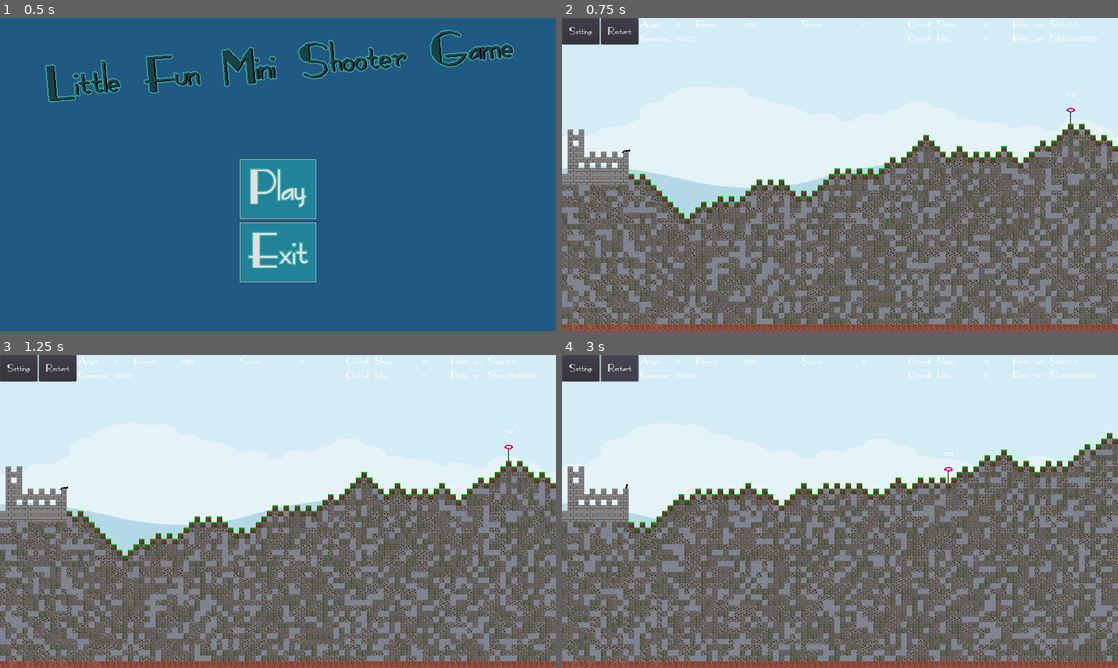
Above: before the commit, frames 1-4 (two rows, left to right).
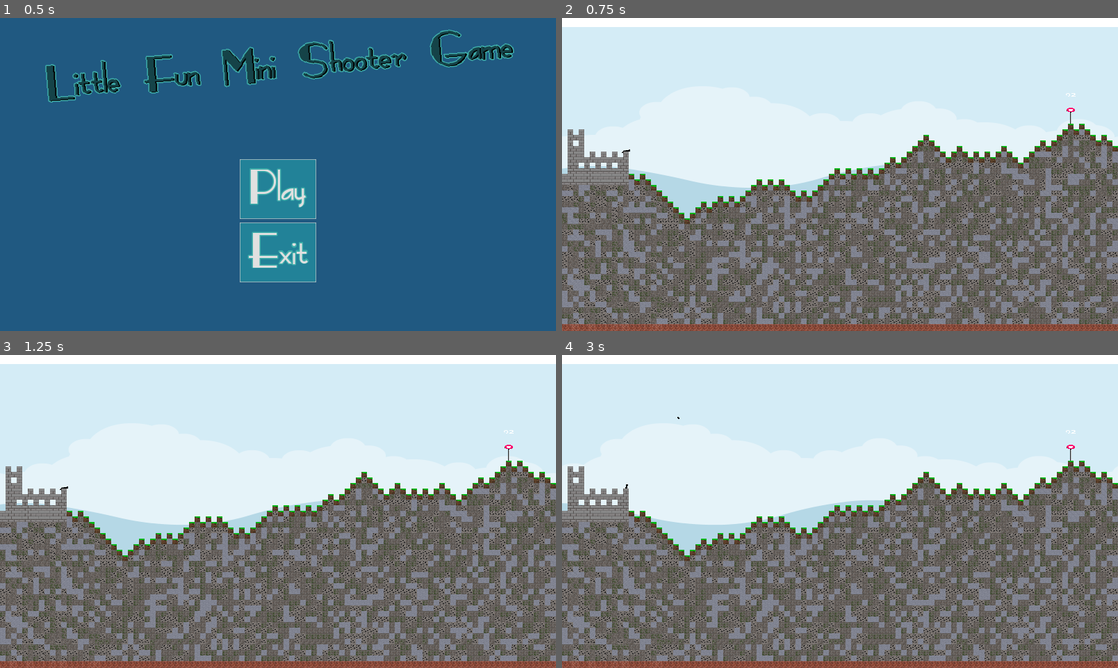
Above: after the commit, the same moments.

Repository: Coding-4Fun/Just4Fun_Mini_Shootergame
Game: Godot game, scene res://UI/MainMenuUI.tscn
Same seed, same stepped clock (60 frames per second), same inputs: the game is played once before the commit and once after it.
Inputs (mouse positions are in pixels of both pictures, inside the frame that each line leads up to):
- Up to frame 1 (0.5 s): no input
- Up to frame 2 (0.75 s): click "Play" at 0.5 s
- Up to frame 3 (1.25 s): no input
- Up to frame 4 (3 s): click (617, 367) at 1.25 s, where only the run before the commit has a clickable "Restart"; click (617, 367) at 2 s, where only the run before the commit has a clickable "Restart"; click (617, 367) at 2.75 s, where only the run before the commit has a clickable "Restart"

Frame 1 is identical in both runs. In frame 2, 3.6% of the frame differs, in the area x 0-100%, y 0-9%; in frame 3, 3.6%; in frame 4, 37%, in the area x 0-100%, y 0-98%.

Commit message:
TryFix: Layout ingame Menu
Funzt nicht

Diff:
--- a/UI/InGameUI.tscn
+++ b/UI/InGameUI.tscn
@@ -11,101 +11,107 @@
 
 [node name="IngameUIBottom" type="MarginContainer" parent="."]
 margin_right = 1600.0
-margin_bottom = 100.0
+margin_bottom = 1.0
 grow_horizontal = 2
-mouse_filter = 2
-size_flags_horizontal = 3
+rect_min_size = Vector2( 1, 1 )
+mouse_filter = 2
+size_flags_vertical = 3
 
 [node name="vBoxContainer" type="VBoxContainer" parent="IngameUIBottom"]
 margin_right = 1600.0
-margin_bottom = 100.0
+margin_bottom = 25.0
+rect_min_size = Vector2( 1, 1 )
 mouse_filter = 2
 
 [node name="hBoxHud" type="HBoxContainer" parent="IngameUIBottom/vBoxContainer"]
-margin_right = 1600.0
-margin_bottom = 56.0
+visible = false
+margin_right = 1600.0
+margin_bottom = 72.0
+rect_min_size = Vector2( 1, 1 )
 mouse_filter = 2
 
 [node name="hBoxUIButtons" type="HBoxContainer" parent="IngameUIBottom/vBoxContainer/hBoxHud"]
 margin_right = 220.0
-margin_bottom = 56.0
+margin_bottom = 72.0
 rect_min_size = Vector2( 220, 0 )
 mouse_filter = 2
 size_flags_vertical = 3
 
 [node name="buttGameOptions" type="Button" parent="IngameUIBottom/vBoxContainer/hBoxHud/hBoxUIButtons"]
 margin_right = 108.0
-margin_bottom = 56.0
+margin_bottom = 72.0
 size_flags_horizontal = 3
 text = "Settings"
 
 [node name="buttGameReset" type="Button" parent="IngameUIBottom/vBoxContainer/hBoxHud/hBoxUIButtons"]
 margin_left = 112.0
 margin_right = 220.0
-margin_bottom = 56.0
+margin_bottom = 72.0
 size_flags_horizontal = 3
 text = "Restart"
 
 [node name="vBoxContainerGameTimer" type="VBoxContainer" parent="IngameUIBottom/vBoxContainer/hBoxHud"]
 margin_left = 224.0
-margin_right = 413.0
-margin_bottom = 56.0
+margin_right = 387.0
+margin_bottom = 72.0
+size_flags_vertical = 3
 
 [node name="hBoxAngel" type="HBoxContainer" parent="IngameUIBottom/vBoxContainer/hBoxHud/vBoxContainerGameTimer"]
-margin_right = 189.0
-margin_bottom = 26.0
+margin_right = 163.0
+margin_bottom = 34.0
 mouse_filter = 2
 size_flags_horizontal = 3
 
 [node name="label" type="Label" parent="IngameUIBottom/vBoxContainer/hBoxHud/vBoxContainerGameTimer/hBoxAngel"]
-margin_right = 69.0
-margin_bottom = 26.0
+margin_right = 58.0
+margin_bottom = 34.0
 size_flags_vertical = 0
 text = "Angel:"
 
 [node name="labAngel" type="Label" parent="IngameUIBottom/vBoxContainer/hBoxHud/vBoxContainerGameTimer/hBoxAngel"]
-margin_left = 73.0
-margin_right = 189.0
-margin_bottom = 26.0
+margin_left = 62.0
+margin_right = 163.0
+margin_bottom = 34.0
 size_flags_horizontal = 3
 size_flags_vertical = 0
 text = "123456789"
 align = 1
 
 [node name="hBoxGametimer" type="HBoxContainer" parent="IngameUIBottom/vBoxContainer/hBoxHud/vBoxContainerGameTimer"]
-margin_top = 30.0
-margin_right = 189.0
-margin_bottom = 56.0
+margin_top = 38.0
+margin_right = 163.0
+margin_bottom = 72.0
 
 [node name="label" type="Label" parent="IngameUIBottom/vBoxContainer/hBoxHud/vBoxContainerGameTimer/hBoxGametimer"]
-margin_right = 123.0
-margin_bottom = 26.0
+margin_right = 107.0
+margin_bottom = 34.0
 text = "Gametime: "
 
 [node name="labelGameTime" type="Label" parent="IngameUIBottom/vBoxContainer/hBoxHud/vBoxContainerGameTimer/hBoxGametimer"]
-margin_left = 127.0
-margin_right = 189.0
-margin_bottom = 26.0
+margin_left = 111.0
+margin_right = 163.0
+margin_bottom = 34.0
 text = "00:00"
 
 [node name="hBoxPower" type="HBoxContainer" parent="IngameUIBottom/vBoxContainer/hBoxHud"]
-margin_left = 417.0
-margin_right = 667.0
-margin_bottom = 56.0
+margin_left = 391.0
+margin_right = 641.0
+margin_bottom = 72.0
 rect_min_size = Vector2( 250, 0 )
 mouse_filter = 2
 size_flags_horizontal = 2
+size_flags_vertical = 3
 
 [node name="label" type="Label" parent="IngameUIBottom/vBoxContainer/hBoxHud/hBoxPower"]
-margin_right = 75.0
-margin_bottom = 26.0
+margin_right = 57.0
+margin_bottom = 34.0
 size_flags_vertical = 0
 text = "Power:"
 
 [node name="labPower" type="Label" parent="IngameUIBottom/vBoxContainer/hBoxHud/hBoxPower"]
-margin_left = 79.0
+margin_left = 61.0
 margin_right = 250.0
-margin_bottom = 26.0
+margin_bottom = 34.0
 size_flags_horizontal = 3
 size_flags_vertical = 0
 text = "123456789"
@@ -114,21 +120,22 @@
 [node name="hBoxScore" type="HBoxContainer" parent="IngameUIBottom/vBoxContainer/hBoxHud"]
 margin_left = 692.0
 margin_right = 992.0
-margin_bottom = 56.0
+margin_bottom = 72.0
 rect_min_size = Vector2( 300, 0 )
 mouse_filter = 2
 size_flags_horizontal = 2
+size_flags_vertical = 3
 
 [node name="label" type="Label" parent="IngameUIBottom/vBoxContainer/hBoxHud/hBoxScore"]
-margin_right = 66.0
-margin_bottom = 26.0
+margin_right = 58.0
+margin_bottom = 34.0
 size_flags_vertical = 0
 text = "Score:"
 
 [node name="labScore" type="Label" parent="IngameUIBottom/vBoxContainer/hBoxHud/hBoxScore"]
-margin_left = 70.0
-margin_right = 300.0
-margin_bottom = 26.0
+margin_left = 62.0
+margin_right = 300.0
+margin_bottom = 34.0
 size_flags_horizontal = 3
 size_flags_vertical = 0
 text = "123456789"
@@ -137,21 +144,22 @@
 [node name="vBoxContainerShots" type="VBoxContainer" parent="IngameUIBottom/vBoxContainer/hBoxHud"]
 margin_left = 996.0
 margin_right = 1296.0
-margin_bottom = 56.0
+margin_bottom = 72.0
 grow_horizontal = 2
 rect_min_size = Vector2( 300, 0 )
 mouse_filter = 2
 size_flags_horizontal = 3
+size_flags_vertical = 3
 
 [node name="hBoxShots" type="HBoxContainer" parent="IngameUIBottom/vBoxContainer/hBoxHud/vBoxContainerShots"]
 margin_right = 300.0
-margin_bottom = 26.0
+margin_bottom = 34.0
 mouse_filter = 2
 size_flags_horizontal = 3
 
 [node name="label" type="Label" parent="IngameUIBottom/vBoxContainer/hBoxHud/vBoxContainerShots/hBoxShots"]
 margin_right = 150.0
-margin_bottom = 26.0
+margin_bottom = 34.0
 rect_min_size = Vector2( 150, 0 )
 size_flags_horizontal = 3
 size_flags_vertical = 0
@@ -160,22 +168,22 @@
 [node name="labShots" type="Label" parent="IngameUIBottom/vBoxContainer/hBoxHud/vBoxContainerShots/hBoxShots"]
 margin_left = 154.0
 margin_right = 300.0
-margin_bottom = 26.0
+margin_bottom = 34.0
 size_flags_horizontal = 3
 size_flags_vertical = 0
 text = "123456789"
 align = 1
 
 [node name="hBoxHits" type="HBoxContainer" parent="IngameUIBottom/vBoxContainer/hBoxHud/vBoxContainerShots"]
-margin_top = 30.0
-margin_right = 300.0
-margin_bottom = 56.0
+margin_top = 38.0
+margin_right = 300.0
+margin_bottom = 72.0
 mouse_filter = 2
 size_flags_horizontal = 3
 
 [node name="label" type="Label" parent="IngameUIBottom/vBoxContainer/hBoxHud/vBoxContainerShots/hBoxHits"]
 margin_right = 148.0
-margin_bottom = 26.0
+margin_bottom = 34.0
 size_flags_horizontal = 3
 size_flags_vertical = 0
 text = "Overall Hits:"
@@ -183,7 +191,7 @@
 [node name="labHits" type="Label" parent="IngameUIBottom/vBoxContainer/hBoxHud/vBoxContainerShots/hBoxHits"]
 margin_left = 152.0
 margin_right = 300.0
-margin_bottom = 26.0
+margin_bottom = 34.0
 size_flags_horizontal = 3
 size_flags_vertical = 0
 text = "123456789"
@@ -192,55 +200,79 @@
 [node name="vBoxContainerPoints" type="VBoxContainer" parent="IngameUIBottom/vBoxContainer/hBoxHud"]
 margin_left = 1300.0
 margin_right = 1600.0
-margin_bottom = 56.0
+margin_bottom = 72.0
 rect_min_size = Vector2( 300, 0 )
 mouse_filter = 2
+size_flags_vertical = 3
 
 [node name="hBoxPointsPerShot" type="HBoxContainer" parent="IngameUIBottom/vBoxContainer/hBoxHud/vBoxContainerPoints"]
 margin_right = 300.0
-margin_bottom = 26.0
+margin_bottom = 34.0
 grow_horizontal = 2
 mouse_filter = 2
 size_flags_horizontal = 3
 
 [node name="label" type="Label" parent="IngameUIBottom/vBoxContainer/hBoxHud/vBoxContainerPoints/hBoxPointsPerShot"]
-margin_right = 171.0
-margin_bottom = 26.0
+margin_right = 154.0
+margin_bottom = 34.0
 size_flags_vertical = 0
 text = "Points per Shot:"
 
 [node name="labPointsPerShots" type="Label" parent="IngameUIBottom/vBoxContainer/hBoxHud/vBoxContainerPoints/hBoxPointsPerShot"]
-margin_left = 175.0
-margin_right = 295.0
-margin_bottom = 26.0
+margin_left = 158.0
+margin_right = 278.0
+margin_bottom = 34.0
 rect_min_size = Vector2( 120, 0 )
 size_flags_vertical = 0
 text = "123456789"
 
 [node name="hBoxPointsPerShot_2" type="HBoxContainer" parent="IngameUIBottom/vBoxContainer/hBoxHud/vBoxContainerPoints"]
-margin_top = 30.0
-margin_right = 295.0
-margin_bottom = 56.0
+margin_top = 38.0
+margin_right = 278.0
+margin_bottom = 72.0
 mouse_filter = 2
 size_flags_horizontal = 2
 
 [node name="label" type="Label" parent="IngameUIBottom/vBoxContainer/hBoxHud/vBoxContainerPoints/hBoxPointsPerShot_2"]
-margin_right = 171.0
-margin_bottom = 26.0
+margin_right = 154.0
+margin_bottom = 34.0
 size_flags_vertical = 0
 text = "Points per Shot:"
 
 [node name="labPointsPerShots" type="Label" parent="IngameUIBottom/vBoxContainer/hBoxHud/vBoxContainerPoints/hBoxPointsPerShot_2"]
-margin_left = 175.0
-margin_right = 295.0
-margin_bottom = 26.0
+margin_left = 158.0
+margin_right = 278.0
+margin_bottom = 34.0
 rect_min_size = Vector2( 120, 0 )
 size_flags_vertical = 0
 text = "123456789"
+
+[node name="colorRect" type="ColorRect" parent="IngameUIBottom/vBoxContainer"]
+margin_right = 1600.0
+margin_bottom = 25.0
+rect_min_size = Vector2( 100, 25 )
 
 [node name="vBoxSettings" parent="IngameUIBottom/vBoxContainer" instance=ExtResource( 2 )]
 visible = false
-margin_bottom = 210.0
+anchor_right = 0.0
+anchor_bottom = 0.0
+margin_right = 1600.0
+margin_bottom = 1.0
+
+[node name="colorRect_2" type="ColorRect" parent="IngameUIBottom/vBoxContainer"]
+visible = false
+margin_right = 1600.0
+margin_bottom = 1.0
+rect_min_size = Vector2( 1, 1 )
+size_flags_horizontal = 3
+size_flags_vertical = 15
+
+[node name="hBoxContainer" type="HBoxContainer" parent="IngameUIBottom/vBoxContainer/colorRect_2"]
+margin_right = 1600.0
+margin_bottom = 25.0
+rect_min_size = Vector2( 1, 25 )
+size_flags_horizontal = 3
+size_flags_vertical = 3
 
 [connection signal="pressed" from="IngameUIBottom/vBoxContainer/hBoxHud/hBoxUIButtons/buttGameOptions" to="." method="_on_buttGameOptions_pressed"]
 [connection signal="pressed" from="IngameUIBottom/vBoxContainer/hBoxHud/hBoxUIButtons/buttGameReset" to="." method="_on_button_pressed"]
--- a/UI/Settings/InGameUISettings.tscn
+++ b/UI/Settings/InGameUISettings.tscn
@@ -5,84 +5,83 @@
 [ext_resource path="res://UI/Settings/MaxScoreSettings.gd" type="Script" id=3]
 [ext_resource path="res://UI/Settings/Settings.gd" type="Script" id=4]
 
-[node name="Background" type="ColorRect"]
+[node name="vBoxSettings" type="ColorRect"]
 show_behind_parent = true
-margin_right = 1600.0
-margin_bottom = 3.0
-rect_min_size = Vector2( 1600, 150 )
-size_flags_horizontal = 3
-size_flags_vertical = 3
+anchor_right = 1.0
+anchor_bottom = 1.0
+rect_min_size = Vector2( 1, 1 )
 color = Color( 0.145098, 0.203922, 0.337255, 0.72549 )
 
 [node name="vBoxSettings" type="VBoxContainer" parent="."]
-margin_right = 1600.0
-margin_bottom = 150.0
-rect_min_size = Vector2( 1600, 150 )
+rect_min_size = Vector2( 1, 1 )
 mouse_filter = 0
 script = ExtResource( 4 )
 
 [node name="hBoxOptions" type="HBoxContainer" parent="vBoxSettings"]
-margin_right = 1600.0
-margin_bottom = 40.0
+margin_right = 1432.0
+margin_bottom = 42.0
+rect_min_size = Vector2( 1, 1 )
 mouse_filter = 2
+size_flags_horizontal = 3
 
 [node name="buttSwitchTargetTimer" type="CheckButton" parent="vBoxSettings/hBoxOptions"]
-margin_right = 298.0
-margin_bottom = 40.0
+margin_right = 271.0
+margin_bottom = 42.0
 pressed = true
 text = "Enable Target Timer"
 
 [node name="vSeparator" type="VSeparator" parent="vBoxSettings/hBoxOptions"]
-margin_left = 302.0
-margin_right = 1436.0
-margin_bottom = 40.0
+margin_left = 275.0
+margin_right = 1282.0
+margin_bottom = 42.0
 mouse_filter = 2
 size_flags_horizontal = 3
 
 [node name="buttBackToMenu" type="Button" parent="vBoxSettings/hBoxOptions"]
-margin_left = 1440.0
-margin_right = 1600.0
-margin_bottom = 40.0
+margin_left = 1286.0
+margin_right = 1432.0
+margin_bottom = 42.0
 text = "Back to Menu"
 
 [node name="hBoxConditions" type="HBoxContainer" parent="vBoxSettings"]
-margin_top = 44.0
-margin_right = 1600.0
-margin_bottom = 99.0
+margin_top = 46.0
+margin_right = 1432.0
+margin_bottom = 117.0
+rect_min_size = Vector2( 1, 1 )
 
 [node name="hBoxContainer" type="HBoxContainer" parent="vBoxSettings/hBoxConditions"]
-margin_right = 1600.0
-margin_bottom = 55.0
+margin_right = 1432.0
+margin_bottom = 71.0
 size_flags_horizontal = 3
 
 [node name="label" type="Label" parent="vBoxSettings/hBoxConditions/hBoxContainer"]
 margin_right = 120.0
-margin_bottom = 55.0
+margin_bottom = 71.0
 rect_min_size = Vector2( 120, 0 )
 text = "Win/Loose
 Conditions"
 
 [node name="vBoxContainerShots" type="VBoxContainer" parent="vBoxSettings/hBoxConditions/hBoxContainer"]
 margin_left = 124.0
-margin_right = 690.0
-margin_bottom = 55.0
+margin_right = 657.0
+margin_bottom = 71.0
 
 [node name="hBoxContainerMaxShots" type="HBoxContainer" parent="vBoxSettings/hBoxConditions/hBoxContainer/vBoxContainerShots"]
-margin_right = 566.0
-margin_bottom = 40.0
+margin_right = 533.0
+margin_bottom = 42.0
 size_flags_horizontal = 0
 custom_constants/separation = 5
 script = ExtResource( 2 )
 
 [node name="cButtSwitchMaxShots" type="CheckButton" parent="vBoxSettings/hBoxConditions/hBoxContainer/vBoxContainerShots/hBoxContainerMaxShots"]
-margin_right = 190.0
-margin_bottom = 40.0
+margin_right = 183.0
+margin_bottom = 42.0
 text = "Max Shots"
 
 [node name="label" type="Label" parent="vBoxSettings/hBoxConditions/hBoxContainer/vBoxContainerShots/hBoxContainerMaxShots"]
-margin_left = 195.0
-margin_right = 305.0
-margin_bottom = 40.0
+margin_left = 188.0
+margin_right = 291.0
+margin_bottom = 42.0
 grow_vertical = 2
 size_flags_horizontal = 8
 size_flags_vertical = 5
@@ -90,9 +89,9 @@
 valign = 1
 
 [node name="MaxShotSlider" type="HSlider" parent="vBoxSettings/hBoxConditions/hBoxContainer/vBoxContainerShots/hBoxContainerMaxShots"]
-margin_left = 310.0
-margin_right = 490.0
-margin_bottom = 40.0
+margin_left = 296.0
+margin_right = 476.0
+margin_bottom = 42.0
 grow_horizontal = 0
 grow_vertical = 2
 rect_min_size = Vector2( 180, 40 )
@@ -107,33 +106,33 @@
 ticks_on_borders = true
 
 [node name="labelMaxShots" type="Label" parent="vBoxSettings/hBoxConditions/hBoxContainer/vBoxContainerShots/hBoxContainerMaxShots"]
-margin_left = 495.0
-margin_top = 7.0
-margin_right = 566.0
-margin_bottom = 33.0
+margin_left = 481.0
+margin_top = 4.0
+margin_right = 533.0
+margin_bottom = 38.0
 text = "123456"
 
 [node name="vBoxContainerScore" type="VBoxContainer" parent="vBoxSettings/hBoxConditions/hBoxContainer"]
-margin_left = 694.0
-margin_right = 1600.0
-margin_bottom = 55.0
+margin_left = 661.0
+margin_right = 1432.0
+margin_bottom = 71.0
 size_flags_horizontal = 3
 
 [node name="hBoxContainerMaxScore" type="HBoxContainer" parent="vBoxSettings/hBoxConditions/hBoxContainer/vBoxContainerScore"]
-margin_right = 906.0
-margin_bottom = 40.0
+margin_right = 771.0
+margin_bottom = 42.0
 custom_constants/separation = 5
 script = ExtResource( 3 )
 
 [node name="cButtSwitchMaxScore" type="CheckButton" parent="vBoxSettings/hBoxConditions/hBoxContainer/vBoxContainerScore/hBoxContainerMaxScore"]
-margin_right = 292.0
-margin_bottom = 40.0
+margin_right = 280.0
+margin_bottom = 42.0
 text = "Max Negative Score"
 
 [node name="label" type="Label" parent="vBoxSettings/hBoxConditions/hBoxContainer/vBoxContainerScore/hBoxContainerMaxScore"]
-margin_left = 297.0
-margin_right = 454.0
-margin_bottom = 40.0
+margin_left = 285.0
+margin_right = 437.0
+margin_bottom = 42.0
 grow_vertical = 2
 size_flags_horizontal = 8
 size_flags_vertical = 5
@@ -141,9 +140,9 @@
 valign = 1
 
 [node name="MaxScoreSlider" type="HSlider" parent="vBoxSettings/hBoxConditions/hBoxContainer/vBoxContainerScore/hBoxContainerMaxScore"]
-margin_left = 459.0
-margin_right = 841.0
-margin_bottom = 40.0
+margin_left = 442.0
+margin_right = 692.0
+margin_bottom = 42.0
 grow_horizontal = 0
 grow_vertical = 2
 rect_min_size = Vector2( 250, 40 )
@@ -159,47 +158,50 @@
 ticks_on_borders = true
 
 [node name="labelMaxScore" type="Label" parent="vBoxSettings/hBoxConditions/hBoxContainer/vBoxContainerScore/hBoxContainerMaxScore"]
-margin_left = 846.0
-margin_top = 7.0
-margin_right = 906.0
-margin_bottom = 33.0
+margin_left = 697.0
+margin_top = 4.0
+margin_right = 771.0
+margin_bottom = 38.0
 rect_min_size = Vector2( 60, 0 )
 text = "MAX"
 
 [node name="hBoxRoundTime" type="HBoxContainer" parent="vBoxSettings"]
-margin_top = 103.0
-margin_right = 1600.0
-margin_bottom = 143.0
+margin_top = 121.0
+margin_right = 1432.0
+margin_bottom = 163.0
+rect_min_size = Vector2( 1, 1 )
+size_flags_horizontal = 3
+size_flags_vertical = 3
 
 [node name="hBoxContainer" type="HBoxContainer" parent="vBoxSettings/hBoxRoundTime"]
-margin_right = 1600.0
-margin_bottom = 40.0
+margin_right = 1432.0
+margin_bottom = 42.0
 size_flags_horizontal = 3
 
 [node name="vSeparator" type="VSeparator" parent="vBoxSettings/hBoxRoundTime/hBoxContainer"]
 margin_right = 120.0
-margin_bottom = 40.0
+margin_bottom = 42.0
 rect_min_size = Vector2( 120, 0 )
 
 [node name="vBoxContainer" type="VBoxContainer" parent="vBoxSettings/hBoxRoundTime/hBoxContainer"]
 margin_left = 124.0
-margin_right = 729.0
-margin_bottom = 40.0
+margin_right = 706.0
+margin_bottom = 42.0
 
 [node name="hBoxContainerMaxGameTimer" type="HBoxContainer" parent="vBoxSettings/hBoxRoundTime/hBoxContainer/vBoxContainer"]
-margin_right = 605.0
-margin_bottom = 40.0
+margin_right = 582.0
+margin_bottom = 42.0
 script = ExtResource( 1 )
 
 [node name="cButtSwitchMaxGameTime" type="CheckButton" parent="vBoxSettings/hBoxRoundTime/hBoxContainer/vBoxContainer/hBoxContainerMaxGameTimer"]
-margin_right = 235.0
-margin_bottom = 40.0
+margin_right = 222.0
+margin_bottom = 42.0
 text = "Max Play Time"
 
 [node name="MaxGameTimeSlider" type="HSlider" parent="vBoxSettings/hBoxRoundTime/hBoxContainer/vBoxContainer/hBoxContainerMaxGameTimer"]
-margin_left = 239.0
-margin_right = 539.0
-margin_bottom = 40.0
+margin_left = 226.0
+margin_right = 526.0
+margin_bottom = 42.0
 grow_horizontal = 0
 grow_vertical = 2
 rect_min_size = Vector2( 300, 40 )
@@ -215,10 +217,10 @@
 ticks_on_borders = true
 
 [node name="labelMaxGameTime" type="Label" parent="vBoxSettings/hBoxRoundTime/hBoxContainer/vBoxContainer/hBoxContainerMaxGameTimer"]
-margin_left = 543.0
-margin_top = 7.0
-margin_right = 605.0
-margin_bottom = 33.0
+margin_left = 530.0
+margin_top = 4.0
+margin_right = 582.0
+margin_bottom = 38.0
 text = "00:00"
 
 [connection signal="pressed" from="vBoxSettings/hBoxOptions/buttBackToMenu" to="vBoxSettings" method="_on_buttBackToMenu_pressed"]
